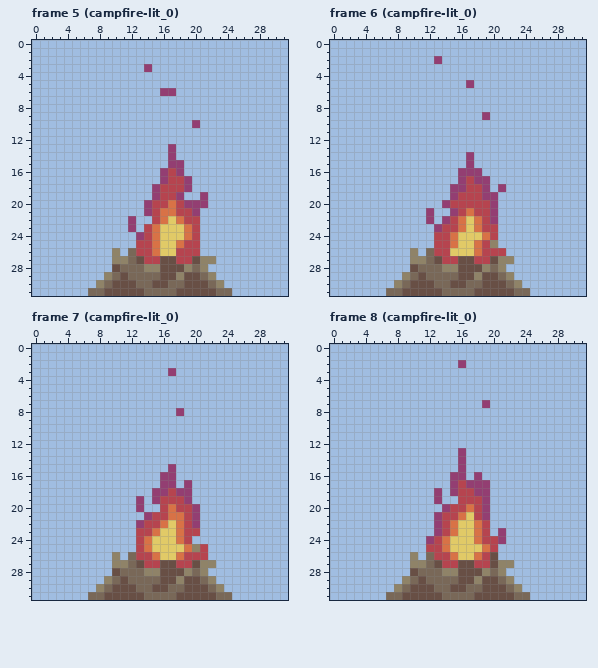
Pixel-art file: aseprite/campfire.aseprite. The first picture shows the starting point.
32x32 pixels, 42 frames. Shown: frame 5 (campfire-lit_0), frame 6 (campfire-lit_0), frame 7 (campfire-lit_0), frame 8 (campfire-lit_0). The commit also changed other frames, which this record leaves out.
The result:
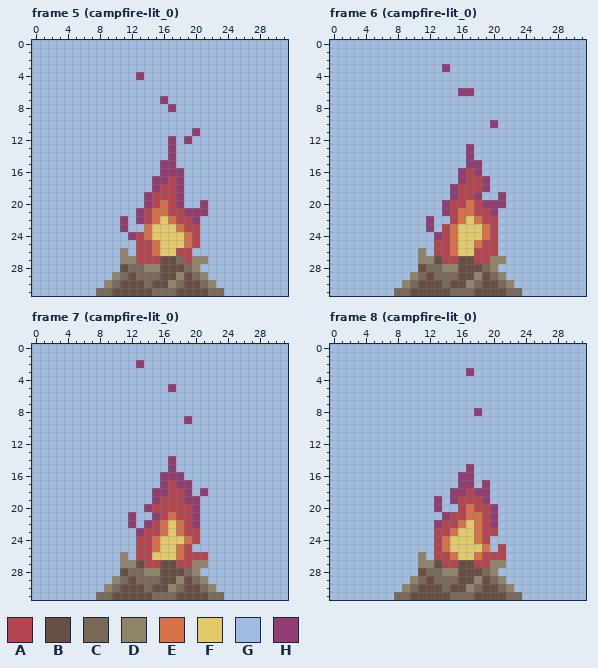
Palette (. is transparent): A #b6444f  B #684f45  C #796858  D #8f8368  E #d87246  F #e1ca67  G #a0bde1  H #933e72
Diff:
--- frame 5 (campfire-lit_0), layers "fire", "wood"
@@ x 5..26 @@
  2 GGGGGGGGGGGGGGGGGGGGGG
- 3 GGGGGGGGGHGGGGGGGGGGGG
- 4 GGGGGGGGGGGGGGGGGGGGGG
+ 3 GGGGGGGGGGGGGGGGGGGGGG
+ 4 GGGGGGGGHGGGGGGGGGGGGG
  5 GGGGGGGGGGGGGGGGGGGGGG
- 6 GGGGGGGGGGGHHGGGGGGGGG
- 7 GGGGGGGGGGGGGGGGGGGGGG
- 8 GGGGGGGGGGGGGGGGGGGGGG
+ 6 GGGGGGGGGGGGGGGGGGGGGG
+ 7 GGGGGGGGGGGHGGGGGGGGGG
+ 8 GGGGGGGGGGGGHGGGGGGGGG
  9 GGGGGGGGGGGGGGGGGGGGGG
-10 GGGGGGGGGGGGGGGHGGGGGG
-11 GGGGGGGGGGGGGGGGGGGGGG
-12 GGGGGGGGGGGGGGGGGGGGGG
+10 GGGGGGGGGGGGGGGGGGGGGG
+11 GGGGGGGGGGGGGGGHGGGGGG
+12 GGGGGGGGGGGGHGHGGGGGGG
 13 GGGGGGGGGGGGHGGGGGGGGG
 14 GGGGGGGGGGGGHGGGGGGGGG
-15 GGGGGGGGGGGGHHGGGGGGGG
-16 GGGGGGGGGGGHAHGGGGGGGG
-17 GGGGGGGGGGGHAAHGGGGGGG
-18 GGGGGGGGGGHAAAHGGGGGGG
-19 GGGGGGGGGGHAAHGGHGGGGG
-20 GGGGGGGGGHAAEAHHHGGGGG
-21 GGGGGGGGGHAEEAAHGGGGGG
-22 GGGGGGGHGGAEFEAAGGGGGG
-23 GGGGGGGHGAEFFFEAGGGGGG
-24 GGGGGGGGHAEFFFEAGGGGGG
-25 GGGGGGGGAAEFFEAAGGGGGG
-26 GGGGGDGCAAEFFAAAGGGGGG
-27 GGGGGDDCBAABBAABDDGGGG
-28 GGGGGBCCCDDBBBDCDGGGGG
-29 GGGGDCBCCCCBBDBBCDGGGG
-30 GGGDCBBBCCBBCCBBBCDGGG
-31 GGCCBBBBBCCCCBBBBBCCGG
+15 GGGGGGGGGGGHHGGGGGGGGG
+16 GGGGGGGGGGGHHHGGGGGGGG
+17 GGGGGGGGGGHHAHGGGGGGGG
+18 GGGGGGGGGGHAAHGGGGGGGG
+19 GGGGGGGGGHAAAHGGGGGGGG
+20 GGGGGGGGGHAEAHGGHGGGGG
+21 GGGGGGGGHAEEAAHHHGGGGG
+22 GGGGGGHGHAEFEAAHGGGGGG
+23 GGGGGGHGGEFFFEAAGGGGGG
+24 GGGGGGGHAEFFFFEAGGGGGG
+25 GGGGGGGGAAEFFFEAGGGGGG
+26 GGGGGGDGAAEFFAAGGGGGGG
+27 GGGGGGDDAAABBCADDGGGGG
+28 GGGGGGBCCDDBBBCDGGGGGG
+29 GGGGGDCBCCCBBDBCDGGGGG
+30 GGGGDCBBBCBBDCBBCDGGGG
+31 GGGCCBBBBBCCCBBBBCCGGG
--- frame 6 (campfire-lit_0), layers "fire", "wood"
@@ x 5..26 @@
  1 GGGGGGGGGGGGGGGGGGGGGG
- 2 GGGGGGGGHGGGGGGGGGGGGG
- 3 GGGGGGGGGGGGGGGGGGGGGG
+ 2 GGGGGGGGGGGGGGGGGGGGGG
+ 3 GGGGGGGGGHGGGGGGGGGGGG
  4 GGGGGGGGGGGGGGGGGGGGGG
- 5 GGGGGGGGGGGGHGGGGGGGGG
- 6 GGGGGGGGGGGGGGGGGGGGGG
+ 5 GGGGGGGGGGGGGGGGGGGGGG
+ 6 GGGGGGGGGGGHHGGGGGGGGG
  7 GGGGGGGGGGGGGGGGGGGGGG
  8 GGGGGGGGGGGGGGGGGGGGGG
- 9 GGGGGGGGGGGGGGHGGGGGGG
-10 GGGGGGGGGGGGGGGGGGGGGG
+ 9 GGGGGGGGGGGGGGGGGGGGGG
+10 GGGGGGGGGGGGGGGHGGGGGG
 11 GGGGGGGGGGGGGGGGGGGGGG
 12 GGGGGGGGGGGGGGGGGGGGGG
-13 GGGGGGGGGGGGGGGGGGGGGG
+13 GGGGGGGGGGGGHGGGGGGGGG
 14 GGGGGGGGGGGGHGGGGGGGGG
-15 GGGGGGGGGGGGHGGGGGGGGG
-16 GGGGGGGGGGGHHHGGGGGGGG
-17 GGGGGGGGGGGHAHHGGGGGGG
-18 GGGGGGGGGGHHAAHGHGGGGG
-19 GGGGGGGGGGHAAAHHGGGGGG
-20 GGGGGGGGGHAAAAAHGGGGGG
-21 GGGGGGGHGGHAEAAHGGGGGG
-22 GGGGGGGHGHAEFEAHGGGGGG
-23 GGGGGGGGHAAEFEAAGGGGGG
-24 GGGGGGGGAAEFFFEAGGGGGG
-25 GGGGGGGGAAEFFEADGGGGGG
-26 GGGGGDGCAAFFFEAAAGGGGG
-27 GGGGGDDCBAABBAABDDGGGG
-28 GGGGGBCCCDDBBBDCDGGGGG
-29 GGGGDCBCCCCBBDBBCDGGGG
-30 GGGDCBBBCCBBCCBBBCDGGG
-31 GGCCBBBBBCCCCBBBBBCCGG
+15 GGGGGGGGGGGGHHGGGGGGGG
+16 GGGGGGGGGGGHAHGGGGGGGG
+17 GGGGGGGGGGGHAAHGGGGGGG
+18 GGGGGGGGGGHAAAHGGGGGGG
+19 GGGGGGGGGGHAAHGGHGGGGG
+20 GGGGGGGGGHAAEAHHHGGGGG
+21 GGGGGGGGGHAEEAAHGGGGGG
+22 GGGGGGGHGGAEFEAAGGGGGG
+23 GGGGGGGHGAEFFFEAGGGGGG
+24 GGGGGGGGHAEFFFEAGGGGGG
+25 GGGGGGGGAAEFFEAAGGGGGG
+26 GGGGGGDGAAEFFAAAGGGGGG
+27 GGGGGGDDBAABBAADDGGGGG
+28 GGGGGGBCCDDBBBCDGGGGGG
+29 GGGGGDCBCCCBBDBCDGGGGG
+30 GGGGDCBBBCBBDCBBCDGGGG
+31 GGGCCBBBBBCCCBBBBCCGGG
--- frame 7 (campfire-lit_0), layers "fire", "wood"
@@ x 11..21 @@
  1 GGGGGGGGGGG
- 2 GGGGGGGGGGG
- 3 GGGGGGHGGGG
+ 2 GGHGGGGGGGG
+ 3 GGGGGGGGGGG
  4 GGGGGGGGGGG
- 5 GGGGGGGGGGG
+ 5 GGGGGGHGGGG
  6 GGGGGGGGGGG
  7 GGGGGGGGGGG
- 8 GGGGGGGHGGG
- 9 GGGGGGGGGGG
+ 8 GGGGGGGGGGG
+ 9 GGGGGGGGHGG
 10 GGGGGGGGGGG
@@ x 5..26 @@
 13 GGGGGGGGGGGGGGGGGGGGGG
-14 GGGGGGGGGGGGGGGGGGGGGG
+14 GGGGGGGGGGGGHGGGGGGGGG
 15 GGGGGGGGGGGGHGGGGGGGGG
-16 GGGGGGGGGGGHHGGGGGGGGG
-17 GGGGGGGGGGGHHGHGGGGGGG
-18 GGGGGGGGGGHHAHHGGGGGGG
-19 GGGGGGGGHGHAAAHGGGGGGG
-20 GGGGGGGGHGGAEAAHGGGGGG
-21 GGGGGGGGGHAAEEAHGGGGGG
-22 GGGGGGGGHAAEFEAHGGGGGG
-23 GGGGGGGGAAEFFEAAGGGGGG
-24 GGGGGGGGAEFFFEAGGGGGGG
-25 GGGGGGGGAEFFFFEDAGGGGG
-26 GGGGGDGCAAEFFEAAAGGGGG
-27 GGGGGDDCBAABBAABDDGGGG
-28 GGGGGBCCCDDBBBDCDGGGGG
-29 GGGGDCBCCCCBBDBBCDGGGG
-30 GGGDCBBBCCBBCCBBBCDGGG
-31 GGCCBBBBBCCCCBBBBBCCGG
+16 GGGGGGGGGGGHHHGGGGGGGG
+17 GGGGGGGGGGGHAHHGGGGGGG
+18 GGGGGGGGGGHHAAHGHGGGGG
+19 GGGGGGGGGGHAAAHHGGGGGG
+20 GGGGGGGGGHAAAAAHGGGGGG
+21 GGGGGGGHGGHAEAAHGGGGGG
+22 GGGGGGGHGHAEFEAHGGGGGG
+23 GGGGGGGGHAAEFEAAGGGGGG
+24 GGGGGGGGAAEFFFEAGGGGGG
+25 GGGGGGGGAAEFFEAGGGGGGG
+26 GGGGGGDGAAFFFEAAAGGGGG
+27 GGGGGGDDBAABBAADDGGGGG
+28 GGGGGGBCCDDBBBCDGGGGGG
+29 GGGGGDCBCCCBBDBCDGGGGG
+30 GGGGDCBBBCBBDCBBCDGGGG
+31 GGGCCBBBBBCCCBBBBCCGGG
--- frame 8 (campfire-lit_0), layers "fire", "wood"
@@ x 14..19 @@
  1 GGGGGG
- 2 GGHGGG
- 3 GGGGGG
+ 2 GGGGGG
+ 3 GGGHGG
  4 GGGGGG
@@ x 16..21 @@
  6 GGGGGG
- 7 GGGHGG
- 8 GGGGGG
+ 7 GGGGGG
+ 8 GGHGGG
  9 GGGGGG
@@ x 5..26 @@
 12 GGGGGGGGGGGGGGGGGGGGGG
-13 GGGGGGGGGGGHGGGGGGGGGG
-14 GGGGGGGGGGGHGGGGGGGGGG
-15 GGGGGGGGGGGHGGGGGGGGGG
-16 GGGGGGGGGGHHGHGGGGGGGG
-17 GGGGGGGGGGHAHHHGGGGGGG
-18 GGGGGGGGHGHAAHHGGGGGGG
-19 GGGGGGGGHGGAAAHGGGGGGG
-20 GGGGGGGGGHAAEAHGGGGGGG
-21 GGGGGGGGHAAEFAHGGGGGGG
-22 GGGGGGGGHAEFFEAGGGGGGG
-23 GGGGGGGGHAEFFEAGHGGGGG
-24 GGGGGGGHAEFFFEAAHGGGGG
-25 GGGGGGGAAEFFFFEAGGGGGG
-26 GGGGGDGCAAEFFEABGGGGGG
-27 GGGGGDDCBAABBAABDDGGGG
-28 GGGGGBCCCDDBBBDCDGGGGG
-29 GGGGDCBCCCCBBDBBCDGGGG
-30 GGGDCBBBCCBBCCBBBCDGGG
-31 GGCCBBBBBCCCCBBBBBCCGG
+13 GGGGGGGGGGGGGGGGGGGGGG
+14 GGGGGGGGGGGGGGGGGGGGGG
+15 GGGGGGGGGGGGHGGGGGGGGG
+16 GGGGGGGGGGGHHGGGGGGGGG
+17 GGGGGGGGGGGHHGHGGGGGGG
+18 GGGGGGGGGGHHAHHGGGGGGG
+19 GGGGGGGGHGHAAAHGGGGGGG
+20 GGGGGGGGHGGAEAAHGGGGGG
+21 GGGGGGGGGHAAEEAHGGGGGG
+22 GGGGGGGGHAAEFEAHGGGGGG
+23 GGGGGGGGAAEFFEAAGGGGGG
+24 GGGGGGGGAEFFFEAGGGGGGG
+25 GGGGGGGGAEFFFFEGAGGGGG
+26 GGGGGGDGAAEFFEAAAGGGGG
+27 GGGGGGDDBAABBAADDGGGGG
+28 GGGGGGBCCDDBBBCDGGGGGG
+29 GGGGGDCBCCCBBDBCDGGGGG
+30 GGGGDCBBBCBBDCBBCDGGGG
+31 GGGCCBBBBBCCCBBBBCCGGG
Boxes around the changes in both pictures, in picture pixels (x1, y1, x2, y2):
changed: (88, 64, 232, 296)
changed: (386, 56, 530, 296)
changed: (88, 360, 232, 600)
changed: (458, 360, 490, 416)
changed: (386, 448, 530, 600)
